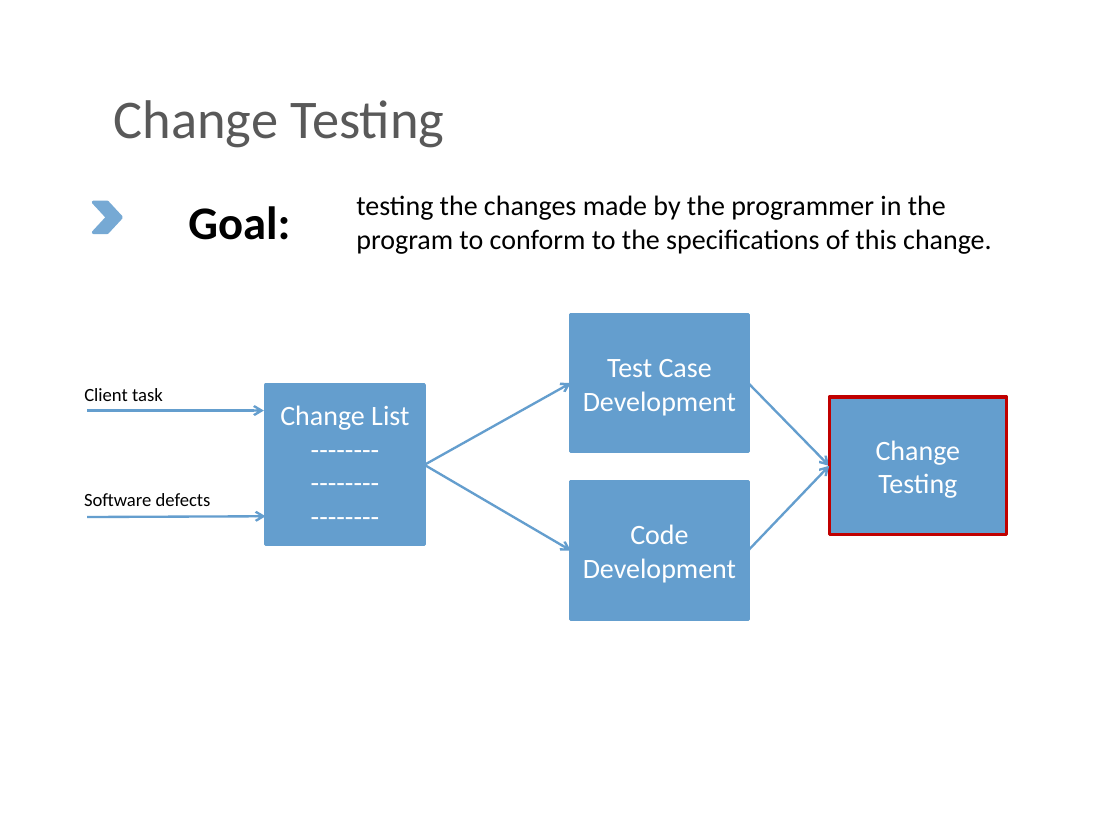
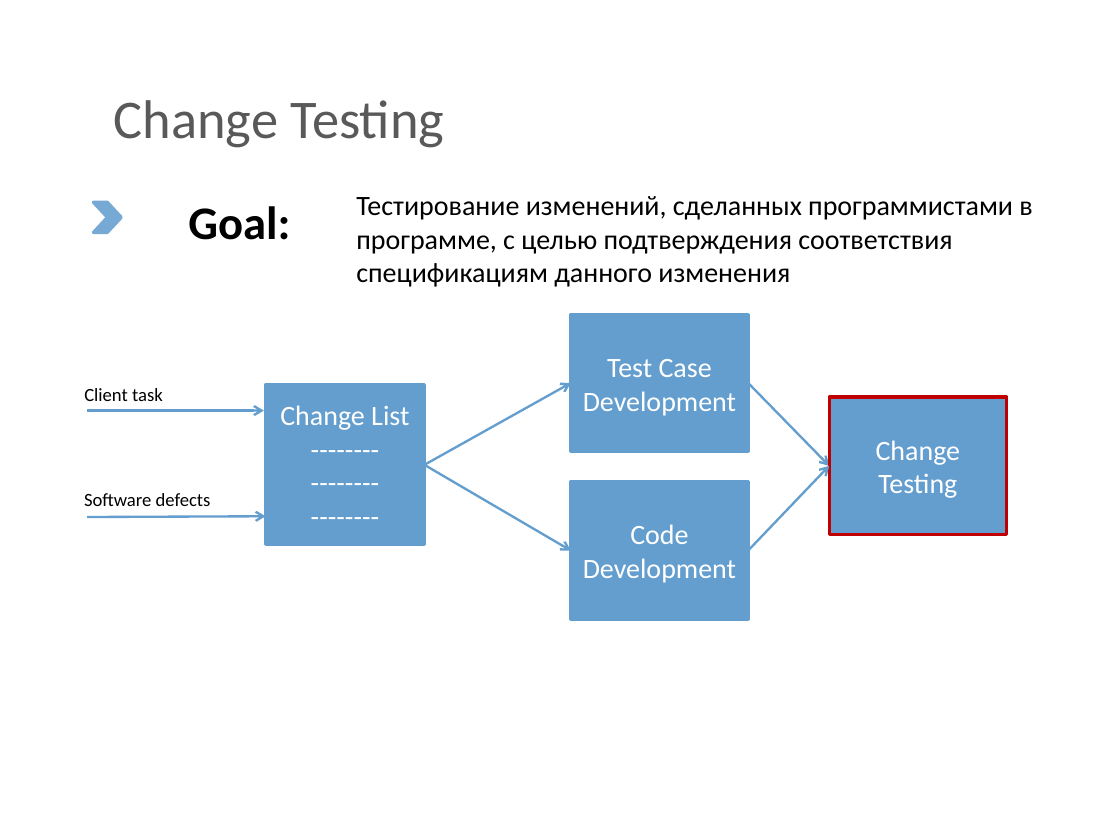
Before and after one commit to BigRacer/swtesting, a slide deck: slide 10 of 2.Testing_types/Testing types.pptx. Drawn at 1120x840 pixels with LibreOffice and Linux fonts; fonts in the diff are those of the drawing; background and template pictures are left out. Boxes give left, top, right and bottom in pixels: in the first picture for what was removed or moved away, otherwise in the second. Text is boxed around its words. In the diff, an @@ line names an element or a change of style, - is before the commit and + after.

```diff
--- a/2.Testing_types/Testing types.pptx
+++ b/2.Testing_types/Testing types.pptx
@@ text at (356, 196, 1032, 287): text changed @@
-testing the changes made by the programmer in the program to conform to the specifications of this change.
+Тестирование изменений, сделанных программистами в программе, с целью подтверждения соответствия спецификациям данного изменения
```
Also in this commit, not shown: 7 other slides changed, 5 slides added, 5 slides removed.
